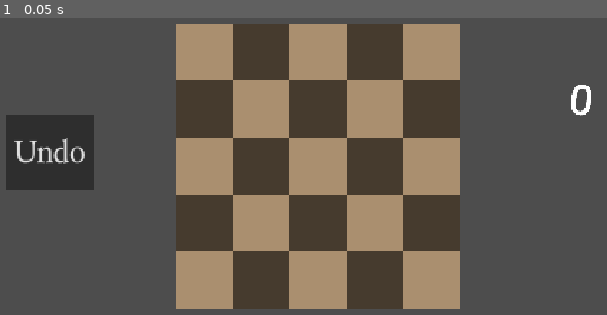
Above: before the commit, frame 1.
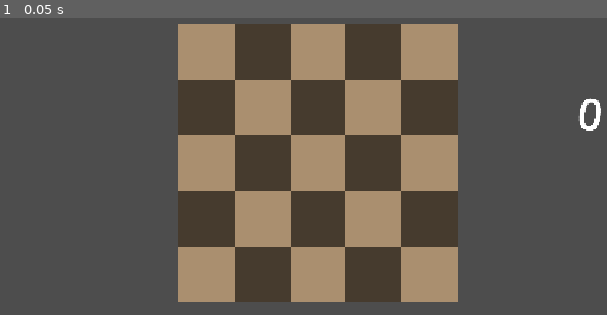
Above: after the commit, the same moment.

Repository: yourname3/gmtk-2026
Game: Godot game, scene res://level_base.tscn
Two runs of this game, one before a commit and one after it. Both use one fixed random seed, a clock stepped at 60 frames per second and the inputs below.
Inputs:
- Up to frame 1 (0.05 s): no input

The runs differ from the first frame. In frame 1, 8.4% of the frame differs, in the area x 0-100%, y 2-98%.

Commit message:
fixes to ui; camera scaling; undo system; rook level + variationo

Diff:
--- a/card/card.gd
+++ b/card/card.gd
@@ -60,12 +60,13 @@
 	var trot := target_rotation
 
 	if not Engine.is_editor_hint():
-		z_index = 0
-		if is_highlighted() or is_selected():
-			tpos.y = -30
-			tscale = Vector2(1.15, 1.15)
-			trot = 0
-			z_index = 2
+		if _state == State.NORMAL:
+			z_index = 0
+			if is_highlighted() or is_selected():
+				tpos.y = -30
+				tscale = Vector2(1.15, 1.15)
+				trot = 0
+				z_index = 2
 
 		if _state == State.PLAYING:
 			tpos = get_parent().to_local(CardAnchor.instance.global_position)
--- a/card/card_hand.gd
+++ b/card/card_hand.gd
@@ -92,6 +92,7 @@
 		active_cards.erase(card)
 
 		card_undo_stack.append(card)
+		card.z_index = card_undo_stack.size()
 	)
 
 	SignalBus.undo.connect(func():
@@ -102,6 +103,7 @@
 				pos = 0
 			active_cards.insert(pos, card)
 			card._state = Card.State.NORMAL
+			card.z_index = 0
 
 			Clock.instance.update(active_cards.size())
 	)
@@ -155,7 +157,7 @@
 	Clock.instance.update(active_cards.size())
 
 func get_height() -> float:
-	return %RefRect.get_rect().size.y
+	return %RefRect.get_rect().size.y * global_scale.y
 
 func move_to_align_bottom_y_with(desired_bottom_y: float) -> void:
 	position.y = desired_bottom_y - %RefRect.get_rect().size.y - %RefRect.position.y
--- a/chessboard/board.gd
+++ b/chessboard/board.gd
@@ -57,10 +57,11 @@
 
 	piece_map.clear()
 	for node: Piece in get_tree().get_nodes_in_group(&"Piece"):
+		var next_tile_undo_pos = node.get_undo_pos()
 		node.pop_undo_state()
 		outstanding_undos += 1
 		if node.alive:
-			piece_map[node.tile_pos()] = node
+			piece_map[next_tile_undo_pos] = node
 
 	while true:
 		if outstanding_undos <= 0: break
--- a/level/undo_button.gd
+++ b/level/undo_button.gd
@@ -5,10 +5,10 @@
 func _ready() -> void:
 	pressed.connect(func():
 		if not Card.card_playing:
-			Card.card_playing = true
+			Card.card_playing = true # To keep things from doing stuff
 			await Board.instance.undo()
 			Card.card_playing = false
 	)
 
 func _process(delta: float) -> void:
-	visible = not Card.card_playing
+	visible = (not Card.card_playing and Board.instance.undo_stacks > 0)
--- a/level_base.tscn
+++ b/level_base.tscn
@@ -37,24 +37,35 @@
 
 [node name="BoardHighlighter" parent="." unique_id=1546895326 instance=ExtResource("4_x6ek4")]
 
-[node name="CardHand" parent="." unique_id=850826435 instance=ExtResource("5_a5rkb")]
+[node name="CanvasLayer" type="CanvasLayer" parent="." unique_id=934646317]
+
+[node name="Control" type="Control" parent="CanvasLayer" unique_id=746026494]
+layout_mode = 3
+anchors_preset = 0
+offset_right = 3459.0
+offset_bottom = 1924.0
+scale = Vector2(0.33275524, 0.33275524)
+mouse_filter = 2
+
+[node name="CardHand" parent="CanvasLayer/Control" unique_id=850826435 instance=ExtResource("5_a5rkb")]
 unique_name_in_owner = true
-position = Vector2(641, 1518)
+position = Vector2(1724, 1628.0513)
 
-[node name="CardAnchor" type="Node2D" parent="CardHand" unique_id=625709137]
+[node name="CardAnchor" type="Node2D" parent="CanvasLayer/Control/CardHand" unique_id=625709137]
 position = Vector2(-1234, -871)
 script = ExtResource("6_e6jnn")
 
-[node name="Clock" parent="." unique_id=444931598 instance=ExtResource("7_ucx4l")]
-position = Vector2(1817, 343)
-
-[node name="UndoButton" type="Button" parent="." unique_id=298706982]
+[node name="UndoButton" type="Button" parent="CanvasLayer/Control/CardHand" unique_id=1976124487]
 unique_name_in_owner = true
-offset_left = -767.0
-offset_top = 408.0
-offset_right = -370.0
-offset_bottom = 743.0
+offset_left = -1395.0
+offset_top = -485.0
+offset_right = -1012.0
+offset_bottom = -342.0
+rotation = -0.08234839
 theme_override_fonts/font = ExtResource("8_agx4c")
-theme_override_font_sizes/font_size = 133
+theme_override_font_sizes/font_size = 100
 text = "Undo"
 script = ExtResource("9_x6ek4")
+
+[node name="Clock" parent="CanvasLayer/Control" unique_id=444931598 instance=ExtResource("7_ucx4l")]
+position = Vector2(2900, 423)
--- a/level_camera.gd
+++ b/level_camera.gd
@@ -1,7 +1,7 @@
 extends Camera2D
 class_name LevelCamera
 
-func _ready() -> void:
+func _process(dt:float) -> void:
 	var board := %ChessBoard
 	var hand: CardHand = %CardHand
 	var hand_h: float = hand.get_height()
@@ -11,13 +11,17 @@
 	var margin_y = 32
 
 	var width: float = tiles.size.x * 256.0 + margin_x * 2.0
-	var height: float = tiles.size.y * 256.0 + margin_y * 2.0 + hand_h
+	var height: float = tiles.size.y * 256.0 + margin_y * 2.0 #+ hand_h
 
 	var viewport = get_viewport_rect()
+	viewport.size.y -= hand_h
+	viewport.size.x -= 512 # get some extra room width-wise
 	var zoom_x: float = viewport.size.x / width
 	var zoom_y: float = viewport.size.y / height
 
 	zoom = min(zoom_x, zoom_y) * Vector2.ONE
 	position = Vector2(width / 2 - margin_x, height / 2 - margin_y)
 
-	hand.move_to_align_bottom_y_with(viewport.size.y / zoom.y - margin_y * 2)
+	offset.y = hand_h / (2.0 * zoom.y)
+
+	#hand.move_to_align_bottom_y_with(viewport.size.y / zoom.y - margin_y * 2)
--- a/levels/level_wip.tscn
+++ b/levels/level_wip.tscn
@@ -7,8 +7,11 @@
 
 [node name="Level" unique_id=1114344541 instance=ExtResource("1_74x63")]
 
-[node name="CardHand" parent="." index="3" unique_id=850826435]
+[node name="ChessBoard" parent="." index="1" unique_id=854148038]
+layer_0/tile_data = PackedInt32Array(0, 0, 0, 65537, 0, 0, 131074, 0, 0, 196611, 0, 0, 262148, 0, 0, 1, 65536, 0, 65538, 65536, 0, 131075, 65536, 0, 196612, 65536, 0, 65536, 65536, 0, 131073, 65536, 0, 196610, 65536, 0, 262147, 65536, 0, 2, 0, 0, 65539, 0, 0, 131076, 0, 0, 131072, 0, 0, 196609, 0, 0, 262146, 0, 0, 196608, 65536, 0, 262145, 65536, 0, 262144, 0, 0, 3, 65536, 0, 65540, 65536, 0, 4, 0, 0, 327680, 65536, 0, 393216, 65536, 0, 458752, 65536, 0, 524288, 65536, 0)
+
+[node name="CardHand" parent="CanvasLayer/Control" parent_id_path=PackedInt32Array(746026494) index="0" unique_id=850826435]
 cards = Array[ExtResource("2_xt7qn")]([ExtResource("3_6gaki"), ExtResource("3_6gaki"), ExtResource("3_6gaki")])
 
-[node name="Piece" parent="." index="5" unique_id=1638246795 instance=ExtResource("2_swfah")]
+[node name="Piece" parent="." index="4" unique_id=1638246795 instance=ExtResource("2_swfah")]
 position = Vector2(512, 512)
--- a/levels/transform_rook.tscn
+++ b/levels/transform_rook.tscn
@@ -8,6 +8,9 @@
 [ext_resource type="Resource" uid="uid://bpt24de36uqyt" path="res://cards/transform_any_rook.tres" id="6_jwtk1"]
 
 [node name="Level" unique_id=1114344541 instance=ExtResource("1_1hcpy")]
+
+[node name="ChessBoard" parent="." index="1" unique_id=854148038]
+layer_0/tile_data = PackedInt32Array(0, 0, 0, 65537, 0, 0, 196611, 0, 0, 262148, 0, 0, 1, 65536, 0, 65538, 65536, 0, 131075, 65536, 0, 196612, 65536, 0, 65536, 65536, 0, 131073, 65536, 0, 196610, 65536, 0, 262147, 65536, 0, 2, 0, 0, 65539, 0, 0, 131076, 0, 0, 131072, 0, 0, 196609, 0, 0, 262146, 0, 0, 196608, 65536, 0, 262145, 65536, 0, 262144, 0, 0, 3, 65536, 0, 65540, 65536, 0, 4, 0, 0)
 
 [node name="Piece" parent="." index="2" unique_id=1638246795 instance=ExtResource("2_88bnr")]
 position = Vector2(512, 768)
@@ -21,5 +24,5 @@
 position = Vector2(1024, 256)
 is_black = false
 
-[node name="CardHand" parent="." index="6" unique_id=850826435]
+[node name="CardHand" parent="CanvasLayer/Control" parent_id_path=PackedInt32Array(746026494) index="0" unique_id=850826435]
 cards = Array[ExtResource("3_ncwog")]([ExtResource("4_vhriu"), ExtResource("5_dqnsy"), ExtResource("6_jwtk1")])
--- /dev/null
+++ b/levels/transform_rook_variation.tscn
@@ -0,0 +1,36 @@
+[gd_scene format=3 uid="uid://bqgafk00m65fr"]
+
+[ext_resource type="PackedScene" uid="uid://1bape5xetsht" path="res://level_base.tscn" id="1_m1ci0"]
+[ext_resource type="PackedScene" uid="uid://c2kifjh1wo0y5" path="res://piece/piece.tscn" id="2_wpkpm"]
+[ext_resource type="Script" uid="uid://dfant1e3uq18d" path="res://card/card_data.gd" id="3_n07kv"]
+[ext_resource type="Resource" uid="uid://d0deoaiqlkevd" path="res://cards/move_any_x_times.tres" id="4_xidpv"]
+[ext_resource type="Resource" uid="uid://blm2qo2rq08c6" path="res://cards/repeat_move_once.tres" id="5_ecs2h"]
+[ext_resource type="Resource" uid="uid://bpt24de36uqyt" path="res://cards/transform_any_rook.tres" id="6_87i47"]
+
+[node name="Level" unique_id=1114344541 instance=ExtResource("1_m1ci0")]
+
+[node name="ChessBoard" parent="." index="1" unique_id=854148038]
+layer_0/tile_data = PackedInt32Array(0, 0, 0, 65537, 0, 0, 131074, 0, 0, 1, 65536, 0, 65538, 65536, 0, 131075, 65536, 0, 65536, 65536, 0, 131073, 65536, 0, 2, 0, 0, 65539, 0, 0, 131076, 0, 0, 131072, 0, 0, 3, 65536, 0, 65540, 65536, 0, 4, 0, 0)
+
+[node name="Piece" parent="." index="2" unique_id=1638246795 instance=ExtResource("2_wpkpm")]
+position = Vector2(512, 512)
+type = 3
+
+[node name="Piece2" parent="." index="3" unique_id=1501895522 instance=ExtResource("2_wpkpm")]
+position = Vector2(0, 256)
+is_black = false
+
+[node name="Piece3" parent="." index="4" unique_id=499957309 instance=ExtResource("2_wpkpm")]
+position = Vector2(1024, 0)
+is_black = false
+
+[node name="CardHand" parent="CanvasLayer/Control" parent_id_path=PackedInt32Array(746026494) index="0" unique_id=850826435]
+cards = Array[ExtResource("3_n07kv")]([ExtResource("4_xidpv"), ExtResource("5_ecs2h"), ExtResource("6_87i47")])
+
+[node name="UndoButton" parent="CanvasLayer/Control/CardHand" index="2" unique_id=298706982]
+offset_left = -1395.0
+offset_top = -485.0
+offset_right = -1012.0
+offset_bottom = -342.0
+rotation = -0.08234839
+theme_override_font_sizes/font_size = 100
--- a/piece/piece.gd
+++ b/piece/piece.gd
@@ -42,6 +42,10 @@
 
 	undo_states.push_back(state)
 
+func get_undo_pos() -> Vector2i:
+	if undo_states.size() > 0:
+		return undo_states.back().tile_pos
+	return tile_pos() # Last ditch effort
 
 func pop_undo_state() -> void:
 	if undo_states.size() > 0:
